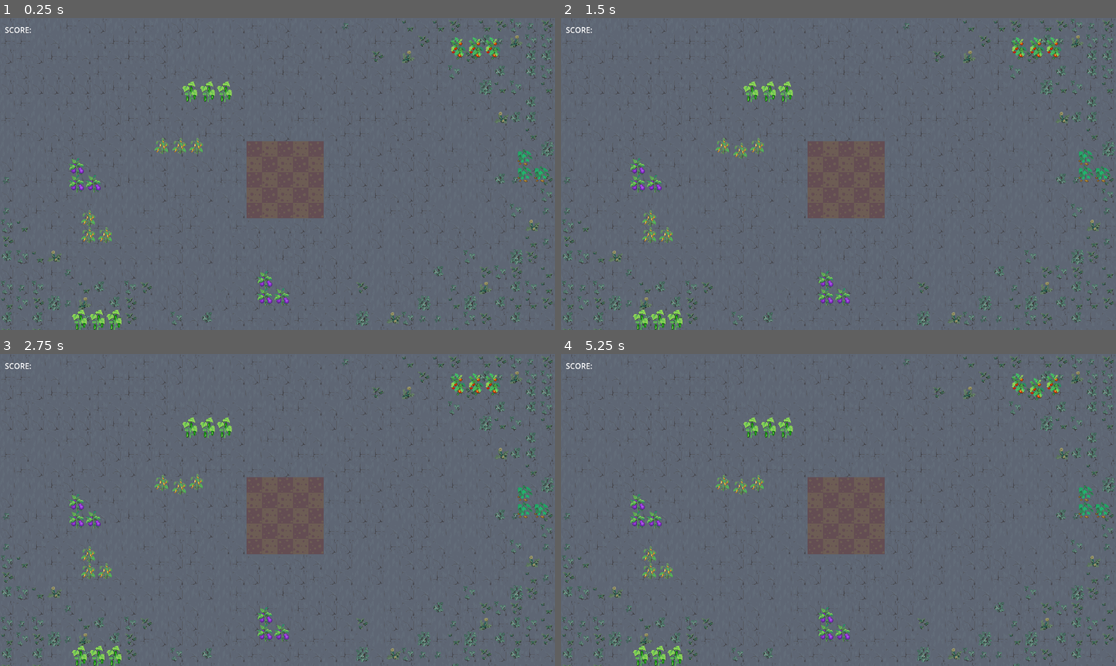
Above: before the commit, frames 1-4 (two rows, left to right).
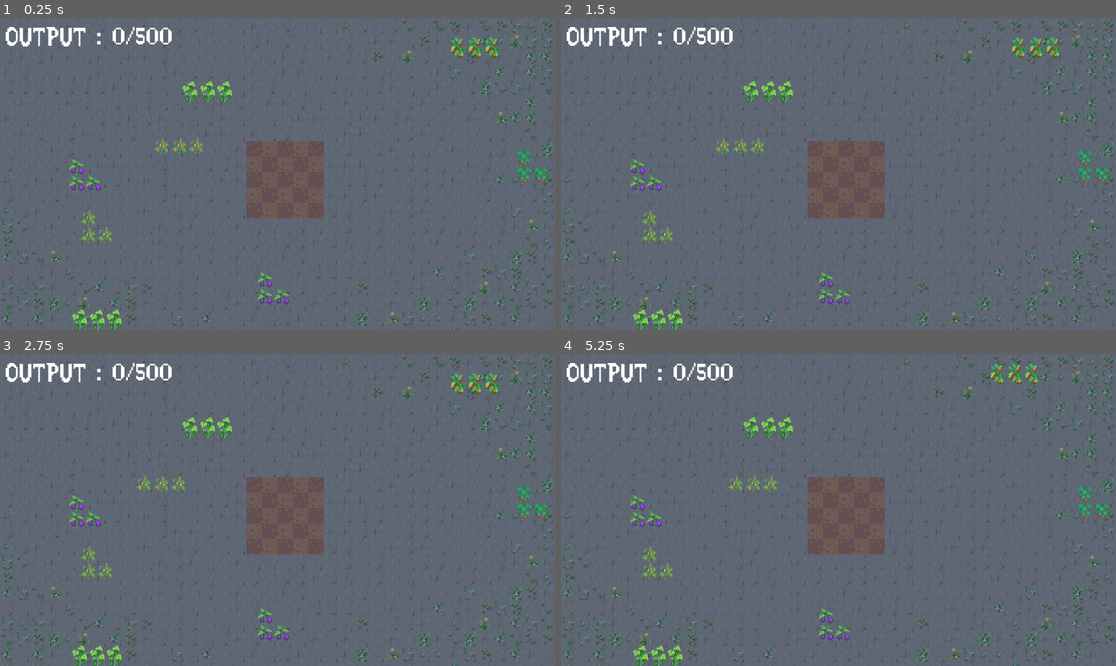
Above: after the commit, the same moments.

Repository: Ihmayor/Growup_GameJam_2025
Game: Godot game, scene res://main_garden.tscn
Two runs of this game, one before a commit and one after it. Both use one fixed random seed, a clock stepped at 60 frames per second and the inputs below. Sound files missing from this copy of the repository are replaced by a short silence.
Inputs (mouse positions are in pixels of both pictures, inside the frame that each line leads up to):
- Up to frame 1 (0.25 s): no input
- Up to frame 2 (1.5 s): tap Enter at 0.5 s; move the mouse to (738, 145) at 0.52 s; hold E (rotate_right) 0.53-1.28 s; hold Right mouse button (Shovel) 0.53-1.28 s; tap Space at 1.25 s; move the mouse to (738, 152) at 1.27 s; hold Q (rotate_left) from 1.28 s (still down); right-click (738, 152) at 1.35 s
- Up to frame 3 (2.75 s): tap Enter at 2 s; move the mouse to (160, 481) at 2.02 s; release Q (rotate_left) at 2.03 s; press the mouse at (160, 481) at 2.03 s; hold E (rotate_right) from 2.03 s (still down); right-click (160, 481) at 2.3 s
- Up to frame 4 (5.25 s): tap Space at 2.75, 4.25 s; move the mouse to (755, 481) at 2.77 s; release the mouse at (755, 481) at 2.78 s; tap J (test_calculate) at 2.85 s; right-click (755, 481) at 3.05 s; tap Enter at 3.5 s; move the mouse to (1038, 385) at 3.52 s; release E (rotate_right) at 3.53 s; hold Right mouse button (Shovel) 3.53-4.28 s; hold Q (rotate_left) from 3.53 s (still down); move the mouse to (1038, 391) at 4.27 s; right-click (1038, 391) at 4.35 s; move the mouse to (1021, 385) at 5.02 s; press the mouse at (1021, 385) at 5.03 s

The runs differ from the first frame. In frame 1, 0.7% of the frame differs, in the area x 0-32%, y 2-10%; in frame 2, 0.8%; in frame 3, 1.0%; in frame 4, 1.6%, in the area x 0-91%, y 2-46%.

Commit message:
bug fix of those 2000+ errors

Diff:
--- a/grow_up_game_jam_2025/GameManager.gd
+++ b/grow_up_game_jam_2025/GameManager.gd
@@ -45,7 +45,6 @@
 	player_data.running_total_score = score;
 
 func is_neighbour(neighbour:Slot, location: Vector2):
-	print(neighbour.index)
 	return neighbour.index == location
 
 func calculate_neighbour(origin: Plant, neighbour: Array[Node], running_score:int) -> int:
--- a/grow_up_game_jam_2025/hud.gd
+++ b/grow_up_game_jam_2025/hud.gd
@@ -6,3 +6,5 @@
 func _process(delta: float) -> void:
 	if (player_data != null && level_data != null):
 		%ScoreLabel.text = "OUTPUT : " + str(player_data.running_total_score) + "/" + str(level_data.quota)
+	else:
+		print('yeah no')
--- a/grow_up_game_jam_2025/main_garden.tscn
+++ b/grow_up_game_jam_2025/main_garden.tscn
@@ -5,7 +5,7 @@
 [ext_resource type="Resource" uid="uid://dknowm460oe3b" path="res://scripts/resources/Level.tres" id="2_56tkj"]
 [ext_resource type="Script" uid="uid://blqsq45frkw4" path="res://hud.gd" id="2_j5ia0"]
 [ext_resource type="Resource" uid="uid://cyji6a6nuw4ro" path="res://scripts/resources/player_data.tres" id="3_7j0uk"]
-[ext_resource type="Script" uid="uid://cwhcstbcw52qv" path="res://scripts/resources/LevelData.gd" id="5_vqwtp"]
+[ext_resource type="Theme" uid="uid://be0cfe1malgy4" path="res://scripts/resources/Theme/Main_Theme.tres" id="5_0xhk5"]
 [ext_resource type="TileSet" uid="uid://ii6xac1mcch1" path="res://scripts/resources/main_tile_set.tres" id="7_vqwtp"]
 [ext_resource type="AudioStream" uid="uid://d2vgw8v4ghuci" path="res://Assets/Sound/Plant Pickup sfx.mp3" id="8_0xhk5"]
 [ext_resource type="AudioStream" uid="uid://bwlmaf7il8mdd" path="res://Assets/Sound/plant_Pickup_Place_Lockin sfx.mp3" id="9_kumjq"]
@@ -32,7 +32,7 @@
 mouse_filter = 1
 script = ExtResource("2_j5ia0")
 player_data = ExtResource("3_7j0uk")
-level_data = ExtResource("5_vqwtp")
+level_data = ExtResource("2_56tkj")
 
 [node name="MarginContainer" type="MarginContainer" parent="CanvasLayer/HUD"]
 layout_mode = 0
@@ -46,6 +46,8 @@
 [node name="ScoreLabel" type="Label" parent="CanvasLayer/HUD/MarginContainer"]
 unique_name_in_owner = true
 layout_mode = 2
+theme = ExtResource("5_0xhk5")
+theme_override_font_sizes/font_size = 60
 text = "SCORE:"
 
 [node name="Garden" parent="CanvasLayer" instance=ExtResource("1_ie1wt")]
--- a/grow_up_game_jam_2025/project.godot
+++ b/grow_up_game_jam_2025/project.godot
@@ -14,10 +14,6 @@
 run/main_scene="uid://crcpgigdfgcgt"
 config/features=PackedStringArray("4.4", "GL Compatibility")
 config/icon="res://icon.svg"
-
-[display]
-
-mouse_cursor/custom_image="uid://cu84u58g10bjc"
 
 [dotnet]
 
--- a/grow_up_game_jam_2025/scenes/Flower.tscn
+++ b/grow_up_game_jam_2025/scenes/Flower.tscn
@@ -1,7 +1,7 @@
 [gd_scene load_steps=4 format=3 uid="uid://ck77k1kovy8d0"]
 
 [ext_resource type="Texture2D" uid="uid://cxgb3x1a713lc" path="res://Assets/Sprites/VegLettuceStanding.png" id="2_pk8at"]
-[ext_resource type="Script" uid="uid://cmoj0c8ducou0" path="res://scripts/Resources/Placement/Plant.gd" id="2_sae6b"]
+[ext_resource type="Script" uid="uid://cmoj0c8ducou0" path="res://scripts/resources/Placement/Plant.gd" id="2_sae6b"]
 
 [sub_resource type="RectangleShape2D" id="RectangleShape2D_sae6b"]
 size = Vector2(26, 22)
--- a/grow_up_game_jam_2025/scripts/resources/Placement/Place.gd
+++ b/grow_up_game_jam_2025/scripts/resources/Placement/Place.gd
@@ -24,7 +24,6 @@
 var isDragging = false
 var isPlanted = false
 var isSelected = false
-
 var gridSize = 32
 
 var mouse_over:bool = false
@@ -54,7 +53,6 @@
 		print("Already dragging something")
 		return
 	currentlyDragging = self
-
 	timer.start()
 
 func _on_area_2d_mouse_exited() -> void:
@@ -75,7 +73,7 @@
 func _unhandled_input(event: InputEvent) -> void:
 	var changed = false
 
-	if event.is_action_pressed("Shovel"):
+	if event.is_action_pressed("Shovel") && lastSlotEntered != null:
 		on_plant.emit()
 		SetShoveled()
 
@@ -120,8 +118,6 @@
 	var test = get_other_plants.filter(func(plant: DraggablePlant): return plant.isDragging == true && plant.name != self.name)
 	return get_other_plants.any(func(plant: DraggablePlant): return plant.isDragging == true && plant.mouse_over)
 
-
-
 func _rotate (newRotation) -> void:
 	if (currentlyDragging != self):
 		return
@@ -164,7 +160,6 @@
 
 	pass # Replace with function body.
 
-
 func _on_area_2d_area_entered(area: Area2D) -> void:
 	var slot = area.get_parent()
 	print("Entered area ", slot.name)
--- a/grow_up_game_jam_2025/scripts/resources/Placement/Plant.gd
+++ b/grow_up_game_jam_2025/scripts/resources/Placement/Plant.gd
@@ -9,9 +9,15 @@
 var timeRan = 0
 var maxTimeRan = 1.5
 
+var trowel = load("res://Assets/UI/TrowelCursor.png")
 
 func _process(delta: float) -> void:
 	textRect.texture = text
+	set_cursor()
+
+func set_cursor():
+	if (self.isShovelable && !self.isPlanted):
+		Input.set_custom_mouse_cursor(trowel)
 
 func _unhandled_input(event: InputEvent) -> void:
 	var changed = false
@@ -33,7 +39,7 @@
 
 
 func Shovel ():
-	print("Shoveled")
+	Input.set_custom_mouse_cursor(null)
 	isPlanted = true
 	(get_tree().get_first_node_in_group("manager") as GameManager).calculate_plant_total()
 	global_position -= Vector2(0, -shoveledRecess)
@@ -50,10 +56,8 @@
 
 
 func _on_area_2d_mouse_entered() -> void:
-	isShovelable = true
-	pass # Replace with function body.
-
+	isShovelable = (get_parent().get_parent() as DraggablePlant).lastSlotEntered != null
 
 func _on_area_2d_mouse_exited() -> void:
 	isShovelable = false
-	pass # Replace with function body.
+	Input.set_custom_mouse_cursor(null)
--- a/grow_up_game_jam_2025/scripts/tromino/CurveTromino.tscn
+++ b/grow_up_game_jam_2025/scripts/tromino/CurveTromino.tscn
@@ -19,6 +19,9 @@
 position = Vector2(50, 8)
 shape = SubResource("RectangleShape2D_87f1h")
 
+[node name="Flower" parent="Images" index="0"]
+shoveledRecess = 2
+
 [node name="Flower2" parent="Images" index="1" instance=ExtResource("2_tfn57")]
 position = Vector2(35, 0)
 
--- a/grow_up_game_jam_2025/slot.gd
+++ b/grow_up_game_jam_2025/slot.gd
@@ -8,8 +8,9 @@
 var index: Vector2
 
 @export var isTaken = false
+@onready var area: Area2D = %SlotArea
 
-@onready var area: Area2D = %SlotArea
+var trowel_icon = load("res://Assets/UI/TrowelCursor.png")
 
 func _ready():
 	if (mouse_entered.get_connections().size() == 0):
@@ -37,7 +38,6 @@
 	pass
 
 func _mouse_entered():
-
 	$Outline.visible = true
 	$Outline.modulate = Color.GREEN
 
